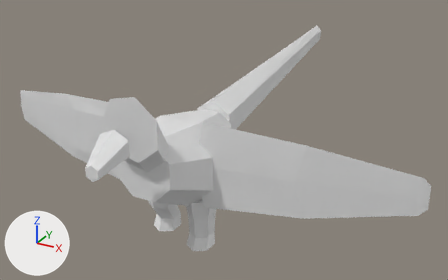
The OBJ model data/animals/andorinha/walk/0.obj: old version first, new version second.
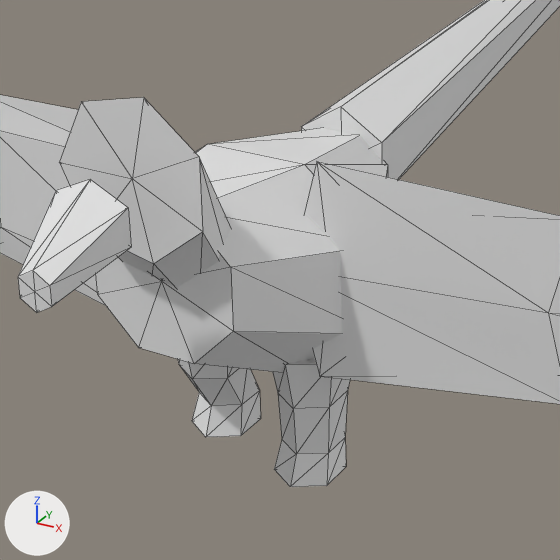
There are two pictures of each version: one whole from a 50 mm camera at (0.493, -0.751, 0.569) aimed at (-0.012, 0.166, 0.111), one close up on the part from 17% to 67% of the width and 21% to 100% of the height. Lighting does not change. The marker at lower left points along +X, +Y and +Z. The older version's two pictures come first. The close-ups show mesh edges as thin lines. Where no turn or scale is listed for an object, it has been applied to the vertices.

In view in the first close-up: 'andorinha_walk_0'.
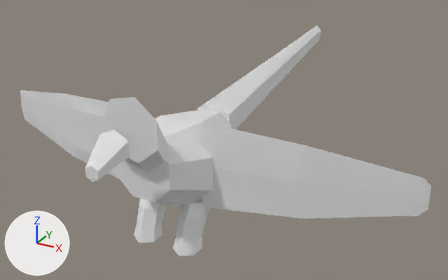
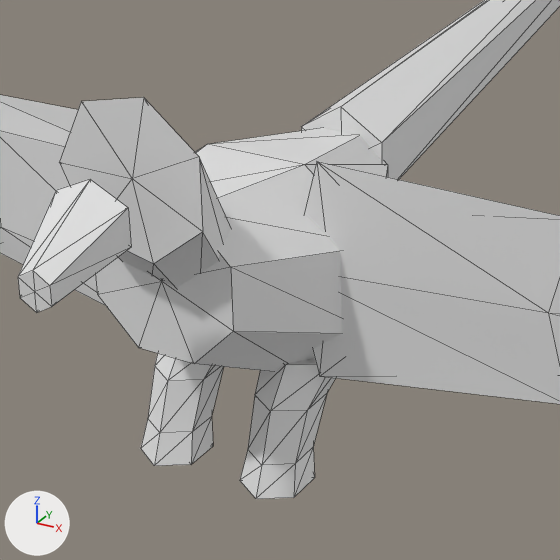
The newer file is also turned or shifted as a whole; pictures and numbers use the older file's frame.

Pixel boxes [x1, y1, x2, y2] of what changed, in the close-ups (560 x 560 px; the box of a moved part takes in the faces that stretch with it):
'andorinha_walk_0', reshaped
    before: [0, 0, 560, 487]
    after: [0, 0, 560, 499]
part 1 of me_andorinha_walk_0, moved or reshaped
    before: [192, 390, 261, 437]
    after: [141, 416, 213, 466]
part 2 of me_andorinha_walk_0, moved or reshaped
    before: [274, 438, 346, 487]
    after: [240, 448, 315, 499]
part 3 of me_andorinha_walk_0, moved or reshaped
    before: [178, 359, 350, 454]
    after: [148, 353, 336, 465]

Diff of the bpy script that builds the scene:
```diff
--- a/data/animals/andorinha/walk/0.obj.py
+++ b/data/animals/andorinha/walk/0.obj.py
@@ me_andorinha_walk_0 @@
 # used by ob_andorinha_walk_0; location = (0.0, 0.0, 0.0)
-me_andorinha_walk_0.from_pydata(...)  # 156 vertices, 280 faces; spans x -0.381..0.38, y -0.207..0.586, z 0.0..0.289
+me_andorinha_walk_0.from_pydata(...)  # 156 vertices, 280 faces; spans x -0.381..0.38, y -0.207..0.586, z 0.015..0.289
+# me_andorinha_walk_0 part 1: all 13 vertices in x -0.058..-0.018, y -0.013..0.039, z 0.005..0.025 are moved by (0.0, -0.057, 0.01)
+# me_andorinha_walk_0 part 2: all 13 vertices in x 0.018..0.058, y -0.03..0.022, z 0.0..0.02 are moved by (0.0, -0.04, 0.015)
+# me_andorinha_walk_0 part 3: all 12 vertices in x -0.057..0.057, y -0.024..0.024, z 0.055 are moved by (0.0, -0.026, 0.012)
```
